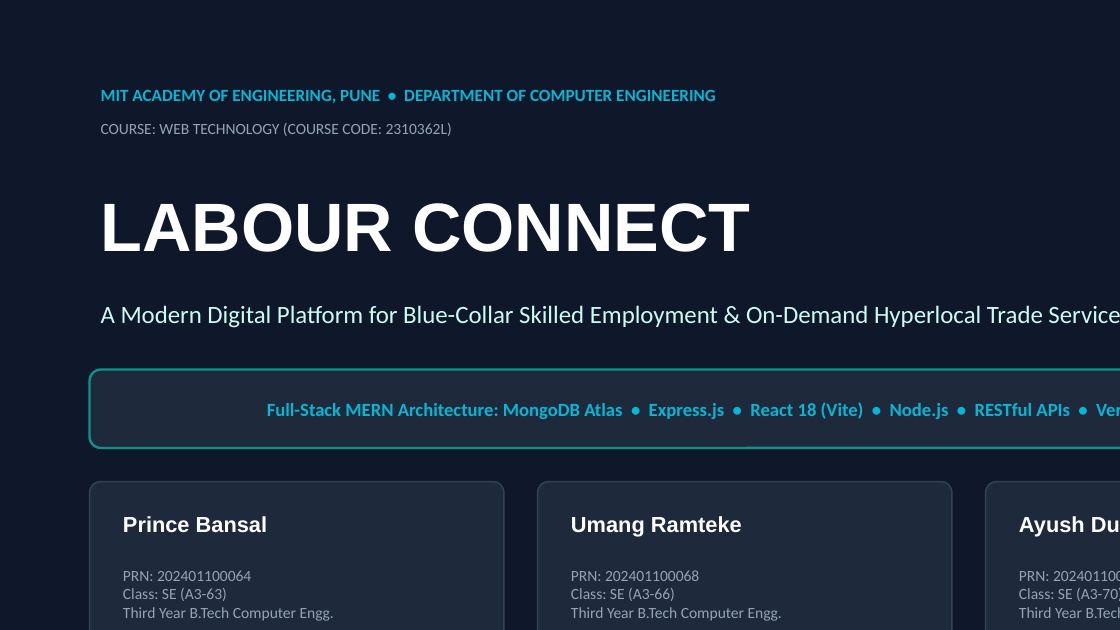
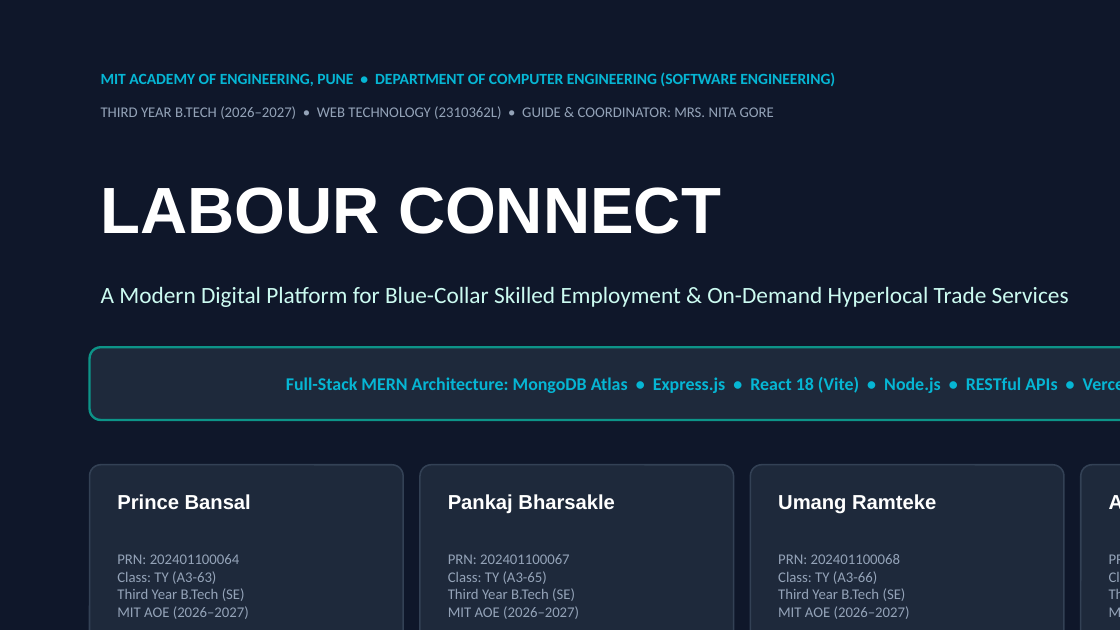
Before and after one commit to umangramteke/labour-connect-updated, a slide deck: slide 1 of Labour_Connect_Presentation.pptx. Drawn at 1120x630 pixels with LibreOffice and Linux fonts; fonts in the diff are those of the drawing. Boxes give left, top, right and bottom in pixels: in the first picture for what was removed or moved away, otherwise in the second. Text is boxed around its words. In the diff, an @@ line names an element or a change of style, - is before the commit and + after.

Commit message:
Update project report and presentation with 4 team members, guide Nita Gore, academic year 2026-2027, 1-page abstract, and plagiarism report

```diff
--- a/Labour_Connect_Presentation.pptx
+++ b/Labour_Connect_Presentation.pptx
@@ text at [101,72,835,86]: text changed; size 11 to 10 pt @@
-MIT ACADEMY OF ENGINEERING, PUNE • DEPARTMENT OF COMPUTER ENGINEERING
+MIT ACADEMY OF ENGINEERING, PUNE • DEPARTMENT OF COMPUTER ENGINEERING (SOFTWARE ENGINEERING)
@@ text at [101,106,774,119]: text changed; size 10 to 9.5 pt @@
-COURSE: WEB TECHNOLOGY (COURSE CODE: 2310362L)
+THIRD YEAR B.TECH (2026–2027) • WEB TECHNOLOGY (2310362L) • GUIDE & COORDINATOR: MRS. NITA GORE
@@ text "LABOUR CONNECT": place and size @@
-text "LABOUR CONNECT" at [101,203,750,252]
+text "LABOUR CONNECT" at [101,187,721,234]
@@ text "LABOUR CONNECT" at [101,187,721,234]: size 44 to 42 pt @@
@@ text "A Modern Digital Platform for ...": place and size @@
-text "A Modern Digital Platform for ..." at [101,305,1043,328]
+text "A Modern Digital Platform for ..." at [101,286,1069,307]
@@ text "A Modern Digital Platform for ..." at [101,286,1069,307]: size 16 to 15 pt @@
@@ rounded rectangle: place and size @@
-rounded rectangle at [90,370,1120,448]
+rounded rectangle at [90,347,1120,420]
@@ text "Full-Stack MERN Architecture: MongoDB Atlas ...": place and size @@
-text "Full-Stack MERN Architecture: MongoDB Atlas ..." at [267,402,1070,419]
+text "Full-Stack MERN Architecture: MongoDB Atlas ..." at [286,377,1057,393]
@@ text "Full-Stack MERN Architecture: MongoDB Atlas ..." at [286,377,1057,393]: size 12 to 11.5 pt @@
@@ rounded rectangle: place and size @@
-rounded rectangle at [90,482,504,630]
+rounded rectangle at [90,465,403,630]
@@ rounded rectangle: place and size @@
-rounded rectangle at [538,482,952,630]
+rounded rectangle at [420,465,734,630]
@@ proportions changed in 4 elements at [90,347,1120,420], [90,465,403,630], [420,465,734,630], [750,465,1064,630] @@
@@ rounded rectangle: place and size @@
-rounded rectangle at [986,482,1120,630]
+rounded rectangle at [750,465,1064,630]
@@ rounded rectangle added at [1081,465,1120,630], fill #1E293B, outline #334155 1 pt @@
@@ text "Prince Bansal": place and size @@
-text "Prince Bansal" at [123,516,268,533]
+text "Prince Bansal" at [117,494,251,509]
@@ text added at [448,494,614,513], 13 pt, text #FFFFFF, bold @@
+Pankaj Bharsakle
@@ size 14 to 13 pt in 3 elements at [117,494,251,509], [1098,482,1120,521], [778,494,936,514] @@
@@ text "Umang Ramteke": place and size @@
-text "Umang Ramteke" at [571,516,742,537]
+text "Umang Ramteke" at [778,494,936,514]
@@ text "Ayush Dudhe": place and size @@
-text "Ayush Dudhe" at [1019,516,1085,537]
+text "Ayush Dudhe" at [1098,482,1120,521]
@@ text "PRN: 202401100064": place and size @@
-text "PRN: 202401100064" at [123,570,334,621]
+text "PRN: 202401100064" at [117,554,249,619]
@@ text added at [1098,532,1120,630], 9.5 pt, text #94A3B8 @@
+PRN: 202401100073
+Class: TY (A3-70)
+Third Year B.Tech (SE)
+MIT AOE (2026–2027)
@@ text at [117,554,240,564]: size 10 to 9.5 pt in "PRN: 202401100064" @@
@@ text at [448,554,579,619]: text changed; size 10 to 9.5 pt @@
-PRN: 202401100068
-Class: SE (A3-66)
-Third Year B.Tech Computer Engg.
+PRN: 202401100067
+Class: TY (A3-65)
+Third Year B.Tech (SE)
+MIT AOE (2026–2027)
@@ text at [778,554,910,619]: text changed; size 10 to 9.5 pt @@
-PRN: 202401100073
-Class: SE (A3-70)
-Third Year B.Tech Computer Engg.
+PRN: 202401100068
+Class: TY (A3-66)
+Third Year B.Tech (SE)
+MIT AOE (2026–2027)
@@ text at [117,571,249,619]: text changed; size 10 to 9.5 pt @@
-Class: SE (A3-63)
-Third Year B.Tech Computer Engg.
+Class: TY (A3-63)
+Third Year B.Tech (SE)
+MIT AOE (2026–2027)
```
Also in this commit, not shown: 26 other files.
